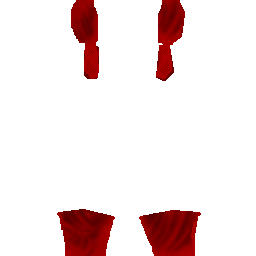
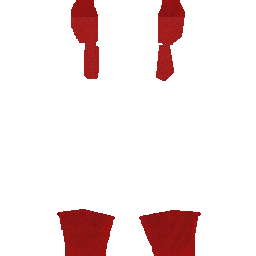
Two versions of the same layered image (256x256). Layer-by-layer changes:
"Background": opacity 100% → 35%, painted on it over [57, 0, 201, 256]
added layer "图层 2 copy" above "图层 2" over [71, 0, 185, 81]
added layer "图层 2" above "Background copy" over [59, 209, 201, 256]
added layer "Background copy" over [57, 0, 201, 256]
